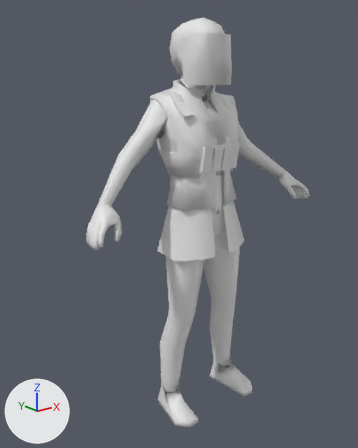
A saved change to the FBX model Art/3D/Blender/HumanoidModel/Security.fbx.
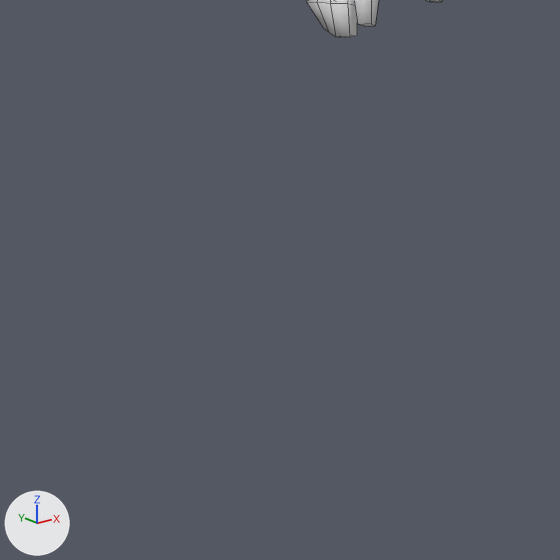
The first picture shows the older version from a camera (50 mm lens) standing at (-1.49, -1.65, 1.64) and looking at (0.23, 0.5, 0.78). The close-ups show the older and then the newer version on the part from 4% to 41% of the width and 54% to 84% of the height of that picture. Only the edits that show in the close-ups are written down. The axes (+X, +Y, +Z) are drawn at lower left. The lights are the same throughout. The close-ups show mesh edges as thin lines. Where no turn or scale is listed for an object, it has been applied to the vertices.

The first close-up shows 'CharacterMesh'.
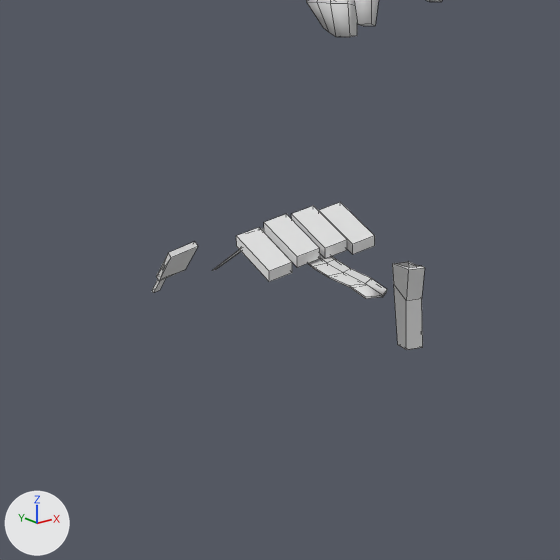
Edits to the scene script, one JSON object a line:
```json
{"op": "set", "path": "ob_armorv2_acc.rotation_euler", "old": "(0.0, 0.0, 0.0)", "new": "(-1.571, 0.0, 0.0)", "note": "degrees (0, 0, 0) -> degrees (-90, 0, 0)"}
{"op": "set", "path": "ob_charactertie.rotation_euler", "old": "(0.0, 0.0, 0.0)", "new": "(-1.571, 0.0, 0.0)", "note": "degrees (0, 0, 0) -> degrees (-90, 0, 0)"}
```

Pixel boxes [x1, y1, x2, y2] of what changed, in the close-ups (560 x 560 px):
```json
{"object": "ArmorV2 Acc", "change": "turned", "after": [152, 202, 425, 350], "on screen": "not visible before"}
{"object": "CharacterTie", "change": "turned", "after": [212, 228, 387, 299], "on screen": "not visible before"}
```
